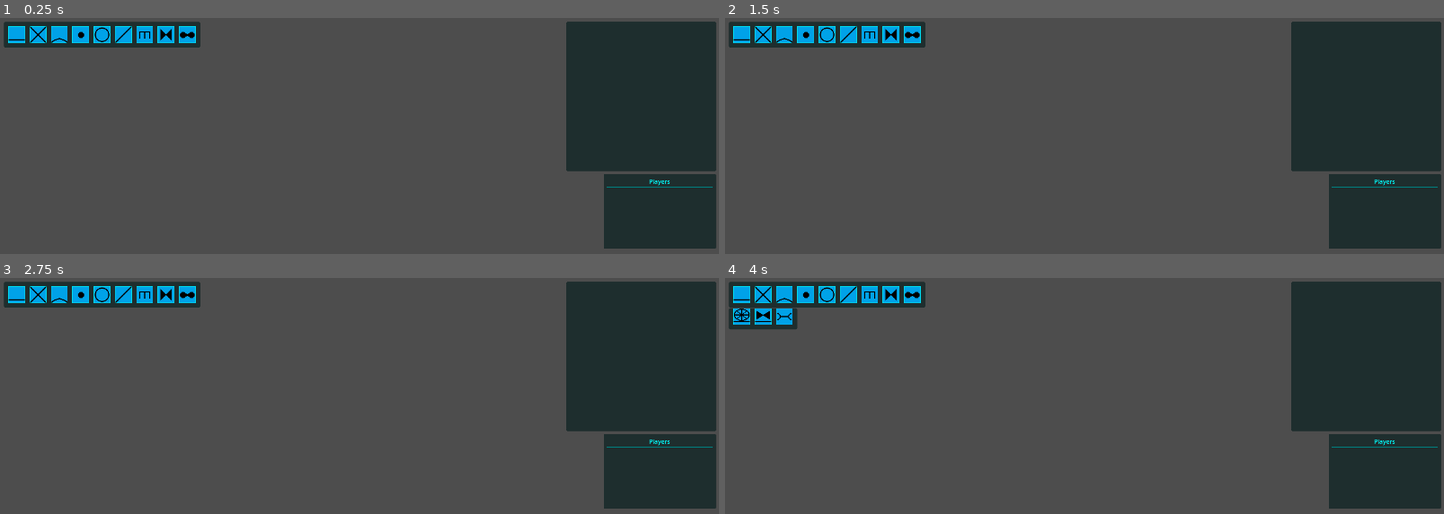
Above: before the commit, frames 1-4 (two rows, left to right).
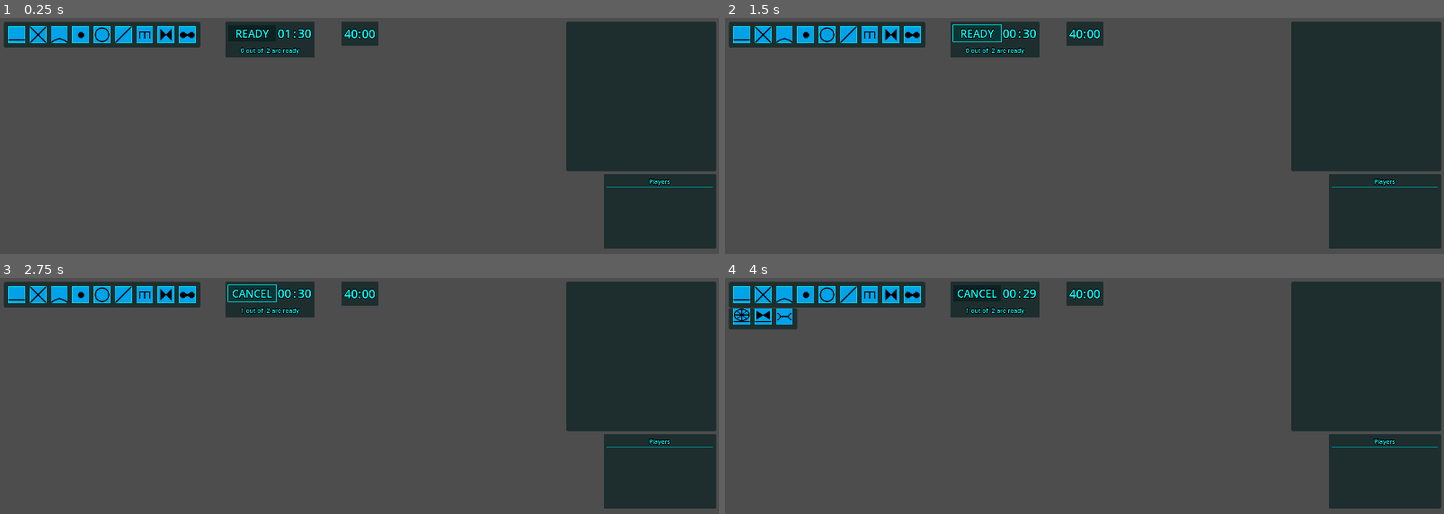
Above: after the commit, the same moments.

Repository: fsblab/wargameSimLite
Game: Godot game, scene res://scenes/camera.tscn
The game is run twice, just before and just after one commit, with the same random seed, the same clock (stepped at 60 frames per second) and the same inputs. This scene is started directly instead of the project's main scene.
Inputs (mouse positions are in pixels of both pictures, inside the frame that each line leads up to):
- Up to frame 1 (0.25 s): no input
- Up to frame 2 (1.5 s): click (976, 32) at 0.5 s, where only the run after the commit has a clickable "READY"; click (976, 32) at 1.25 s, where only the run after the commit has a clickable "CANCEL"
- Up to frame 3 (2.75 s): click (251, 292) at 2 s, where only the run after the commit has a clickable "READY"
- Up to frame 4 (4 s): click (739, 294) at 2.75 s; click (739, 315) at 3.5 s

The runs differ from the first frame. In frame 1, 2.5% of the frame differs, in the area x 31-94%, y 1-72%; in frame 2, 2.5%; in frame 3, 2.5%; in frame 4, 2.5%.
Error after the commit: Invalid access to property or key 'totalClients' on a base object of type 'Dictionary'. (res://src/UI/UIScript.gd:63)

Commit message:
added timer for deployment phase and match

Diff:
--- a/scenes/ui/ui.tscn
+++ b/scenes/ui/ui.tscn
@@ -402,6 +402,150 @@
 layout_mode = 2
 texture_normal = ExtResource("6_s6sn0")
 
+[node name="TimeReference" type="CenterContainer" parent="CanvasLayer"]
+modulate = Color(0, 1, 1, 1)
+anchors_preset = 5
+anchor_left = 0.5
+anchor_right = 0.5
+offset_left = -50.0
+offset_top = 8.0
+offset_right = 50.0
+offset_bottom = 72.0
+grow_horizontal = 2
+
+[node name="PanelContainer" type="PanelContainer" parent="CanvasLayer/TimeReference"]
+layout_mode = 2
+
+[node name="MarginContainer" type="MarginContainer" parent="CanvasLayer/TimeReference/PanelContainer"]
+custom_minimum_size = Vector2(100, 64)
+layout_mode = 2
+theme_override_constants/margin_left = 8
+theme_override_constants/margin_top = 8
+theme_override_constants/margin_right = 8
+theme_override_constants/margin_bottom = 8
+
+[node name="MinutesLabel" type="Label" parent="CanvasLayer/TimeReference/PanelContainer/MarginContainer"]
+layout_mode = 2
+size_flags_horizontal = 0
+size_flags_vertical = 1
+theme_override_constants/outline_size = 8
+theme_override_font_sizes/font_size = 32
+text = "40"
+horizontal_alignment = 1
+vertical_alignment = 1
+
+[node name="ColonLabel" type="Label" parent="CanvasLayer/TimeReference/PanelContainer/MarginContainer"]
+layout_mode = 2
+size_flags_horizontal = 4
+size_flags_vertical = 1
+theme_override_constants/outline_size = 8
+theme_override_font_sizes/font_size = 32
+text = ":"
+horizontal_alignment = 1
+vertical_alignment = 1
+
+[node name="SecondsLabel" type="Label" parent="CanvasLayer/TimeReference/PanelContainer/MarginContainer"]
+layout_mode = 2
+size_flags_horizontal = 8
+size_flags_vertical = 1
+theme_override_constants/outline_size = 8
+theme_override_font_sizes/font_size = 32
+text = "00"
+horizontal_alignment = 1
+vertical_alignment = 1
+
+[node name="ReadyCountdown" type="CenterContainer" parent="CanvasLayer"]
+modulate = Color(0, 1, 1, 1)
+offset_left = 600.0
+offset_top = 8.0
+offset_right = 839.0
+offset_bottom = 72.0
+
+[node name="PanelContainer" type="PanelContainer" parent="CanvasLayer/ReadyCountdown"]
+layout_mode = 2
+
+[node name="MarginContainer" type="MarginContainer" parent="CanvasLayer/ReadyCountdown/PanelContainer"]
+custom_minimum_size = Vector2(0, 64)
+layout_mode = 2
+theme_override_constants/margin_left = 8
+theme_override_constants/margin_top = 8
+theme_override_constants/margin_right = 8
+theme_override_constants/margin_bottom = 8
+
+[node name="VBoxContainer" type="VBoxContainer" parent="CanvasLayer/ReadyCountdown/PanelContainer/MarginContainer"]
+layout_mode = 2
+
+[node name="HBoxContainer" type="HBoxContainer" parent="CanvasLayer/ReadyCountdown/PanelContainer/MarginContainer/VBoxContainer"]
+layout_mode = 2
+alignment = 1
+
+[node name="ReadyButton" type="Button" parent="CanvasLayer/ReadyCountdown/PanelContainer/MarginContainer/VBoxContainer/HBoxContainer"]
+custom_minimum_size = Vector2(128, 0)
+layout_mode = 2
+theme_override_constants/outline_size = 8
+theme_override_font_sizes/font_size = 28
+
+[node name="ReadyLabel" type="Label" parent="CanvasLayer/ReadyCountdown/PanelContainer/MarginContainer/VBoxContainer/HBoxContainer/ReadyButton"]
+layout_mode = 2
+offset_right = 128.0
+offset_bottom = 47.0
+theme_override_constants/outline_size = 8
+theme_override_font_sizes/font_size = 28
+text = "READY"
+horizontal_alignment = 1
+vertical_alignment = 1
+
+[node name="MinutesLabel" type="Label" parent="CanvasLayer/ReadyCountdown/PanelContainer/MarginContainer/VBoxContainer/HBoxContainer"]
+layout_mode = 2
+theme_override_constants/outline_size = 8
+theme_override_font_sizes/font_size = 32
+text = "01"
+horizontal_alignment = 2
+vertical_alignment = 1
+
+[node name="Colon" type="Label" parent="CanvasLayer/ReadyCountdown/PanelContainer/MarginContainer/VBoxContainer/HBoxContainer"]
+layout_mode = 2
+theme_override_constants/outline_size = 8
+theme_override_font_sizes/font_size = 32
+text = ":"
+vertical_alignment = 1
+
+[node name="SecondsLabel" type="Label" parent="CanvasLayer/ReadyCountdown/PanelContainer/MarginContainer/VBoxContainer/HBoxContainer"]
+layout_mode = 2
+theme_override_constants/outline_size = 8
+theme_override_font_sizes/font_size = 32
+text = "30"
+vertical_alignment = 1
+
+[node name="HSeparator" type="HSeparator" parent="CanvasLayer/ReadyCountdown/PanelContainer/MarginContainer/VBoxContainer"]
+layout_mode = 2
+
+[node name="CenterContainer" type="CenterContainer" parent="CanvasLayer/ReadyCountdown/PanelContainer/MarginContainer/VBoxContainer"]
+layout_mode = 2
+
+[node name="HBoxContainer2" type="HBoxContainer" parent="CanvasLayer/ReadyCountdown/PanelContainer/MarginContainer/VBoxContainer/CenterContainer"]
+layout_mode = 2
+
+[node name="HowManyLabel" type="Label" parent="CanvasLayer/ReadyCountdown/PanelContainer/MarginContainer/VBoxContainer/CenterContainer/HBoxContainer2"]
+layout_mode = 2
+theme_override_constants/outline_size = 8
+text = "0"
+
+[node name="OutOfConstantTextLabel" type="Label" parent="CanvasLayer/ReadyCountdown/PanelContainer/MarginContainer/VBoxContainer/CenterContainer/HBoxContainer2"]
+layout_mode = 2
+theme_override_constants/outline_size = 8
+text = "out of "
+
+[node name="TotalNumberLabel" type="Label" parent="CanvasLayer/ReadyCountdown/PanelContainer/MarginContainer/VBoxContainer/CenterContainer/HBoxContainer2"]
+layout_mode = 2
+theme_override_constants/outline_size = 8
+text = "2"
+
+[node name="AreReadyConstantTextLabel" type="Label" parent="CanvasLayer/ReadyCountdown/PanelContainer/MarginContainer/VBoxContainer/CenterContainer/HBoxContainer2"]
+layout_mode = 2
+theme_override_constants/outline_size = 8
+text = "are ready"
+
 [node name="MiniMap" type="CenterContainer" parent="CanvasLayer"]
 modulate = Color(0, 1, 1, 1)
 custom_minimum_size = Vector2(400, 400)
@@ -462,6 +606,7 @@
 modulate = Color(0, 1, 1, 1)
 layout_mode = 2
 size_flags_vertical = 0
+theme_override_constants/outline_size = 8
 text = "Players"
 horizontal_alignment = 1
 
@@ -546,6 +691,8 @@
 [node name="Timer" type="Timer" parent="CanvasLayer/FPS/PanelContainer"]
 autostart = true
 
+[node name="Countdown" type="Timer" parent="."]
+
 [connection signal="pressed" from="CanvasLayer/Units/PanelContainer/MarginContainer/HBoxContainer/Logistics" to="." method="toggleLogUnits"]
 [connection signal="pressed" from="CanvasLayer/Units/PanelContainer/MarginContainer/HBoxContainer/Infantry" to="." method="toggleInfUnits"]
 [connection signal="pressed" from="CanvasLayer/Units/PanelContainer/MarginContainer/HBoxContainer/AntiAir" to="." method="toggleAAUnits"]
@@ -555,4 +702,6 @@
 [connection signal="pressed" from="CanvasLayer/Units/PanelContainer/MarginContainer/HBoxContainer/Engineer" to="." method="toggleEngUnits"]
 [connection signal="pressed" from="CanvasLayer/Units/PanelContainer/MarginContainer/HBoxContainer/Helicopter" to="." method="toggleHelUnits"]
 [connection signal="pressed" from="CanvasLayer/Units/PanelContainer/MarginContainer/HBoxContainer/Plane" to="." method="togglePlnUnits"]
+[connection signal="pressed" from="CanvasLayer/ReadyCountdown/PanelContainer/MarginContainer/VBoxContainer/HBoxContainer/ReadyButton" to="." method="readyButtonPressed"]
 [connection signal="timeout" from="CanvasLayer/FPS/PanelContainer/Timer" to="." method="drawFPS"]
+[connection signal="timeout" from="Countdown" to="." method="countdownTriggered"]
--- a/src/UI/UIScript.gd
+++ b/src/UI/UIScript.gd
@@ -16,14 +16,29 @@
 @onready var helUnits: CenterContainer = $CanvasLayer/Units/PanelContainer/MarginContainer/HBoxContainer/Helicopter/HelicopterUnits
 @onready var plnUnits: CenterContainer = $CanvasLayer/Units/PanelContainer/MarginContainer/HBoxContainer/Plane/PlaneUnits
 
+@onready var openUnitGroup: CenterContainer = logUnits
+
+@onready var minutesLabel: Label = $CanvasLayer/TimeReference/PanelContainer/MarginContainer/MinutesLabel
+@onready var secondsLabel: Label = $CanvasLayer/TimeReference/PanelContainer/MarginContainer/SecondsLabel
+@onready var minutesCountdown: Label = $CanvasLayer/ReadyCountdown/PanelContainer/MarginContainer/VBoxContainer/HBoxContainer/MinutesLabel
+@onready var secondsCountdown: Label = $CanvasLayer/ReadyCountdown/PanelContainer/MarginContainer/VBoxContainer/HBoxContainer/SecondsLabel
+@onready var readyPlayersLabel: Label = $CanvasLayer/ReadyCountdown/PanelContainer/MarginContainer/VBoxContainer/CenterContainer/HBoxContainer2/HowManyLabel
+@onready var totalPlayersLabel: Label = $CanvasLayer/ReadyCountdown/PanelContainer/MarginContainer/VBoxContainer/CenterContainer/HBoxContainer2/TotalNumberLabel
+@onready var readyButtonLabel: Label = $CanvasLayer/ReadyCountdown/PanelContainer/MarginContainer/VBoxContainer/HBoxContainer/ReadyButton/ReadyLabel
+@onready var countdownTimer: Timer = $Countdown
+@onready var readyCountdownContainer: CenterContainer = $CanvasLayer/ReadyCountdown
+
 @onready var playerList: VBoxContainer = $CanvasLayer/Players/PanelContainer/MarginContainer/CanvasLayer/ScrollContainer/PlayerList
 
 @onready var connectedIcon: Texture2D = ResourceLoader.load("res://assets/sprites/connection/connected.png", "Texture2D")
 @onready var disconnectedIcon: Texture2D = ResourceLoader.load("res://assets/sprites/connection/disconnected.png", "Texture2D")
 
-@onready var openUnitGroup: CenterContainer = logUnits
+var readyPlayers: int = 0
+var totalPlayers: int
 
 var unitGroups: Dictionary
+var minutes: int
+var seconds: int
 
 
 func _ready() -> void:
@@ -45,7 +60,11 @@
 	if len(multiplayer.get_peers()):
 		await SignalBusScript._playerListReceived
 
+	totalPlayers = GameMetaDataScript.lobby.totalClients
+
 	setupPlayerList()
+	setupMatchTime()
+	setupCountdown()
 
 	SignalBusScript._updatePing.connect(updatePing)
 
@@ -68,6 +87,95 @@
 
 func requestPlayerList() ->  void:
 	SignalBusScript.requestPlayerListForUI()
+
+
+func setupMatchTime() -> void:
+	minutes = GameMetaDataScript.lobby.matchTime
+	seconds = 0
+
+	minutesLabel.text = str(minutes) if minutes > 9 else str('0', minutes)
+	secondsLabel.text = "00"
+
+
+func setupCountdown() -> void:
+	minutes = 1
+	seconds = 30
+
+	readyPlayersLabel.text = "0"
+	totalPlayersLabel.text = str(totalPlayers)
+
+
+func updateCountdown() -> void:
+	var mm: String
+	var ss: String
+
+	mm = str(minutes) if minutes > 9 else str('0', minutes)
+	ss = "00" if seconds == 60 else str(seconds) if seconds > 9 else str('0', seconds)
+
+	if GameMetaDataScript.currentBattlePhase == GameMetaDataScript.battlePhase.BATTLE:
+		minutesLabel.text = mm
+		secondsLabel.text = ss
+	elif GameMetaDataScript.currentBattlePhase == GameMetaDataScript.battlePhase.UNITPLACEMENT:
+		minutesCountdown.text = mm
+		secondsCountdown.text = ss
+
+
+func countdownTriggered() -> void:
+	if readyPlayers == totalPlayers and multiplayer.is_server() and GameMetaDataScript.currentBattlePhase == GameMetaDataScript.battlePhase.UNITPLACEMENT:
+		rpc("_startBattle")
+
+	if seconds == 0:
+		if minutes == 0:
+			if GameMetaDataScript.currentBattlePhase == GameMetaDataScript.battlePhase.BATTLE and multiplayer.is_server():
+				rpc("_endBattle")
+			elif GameMetaDataScript.currentBattlePhase == GameMetaDataScript.battlePhase.UNITPLACEMENT and multiplayer.is_server():
+				rpc("_startBattle")
+			return
+		minutes -= 1
+		seconds = 60
+
+	seconds -= 1
+	updateCountdown()
+
+
+func readyButtonPressed() -> void:
+	if readyButtonLabel.text == "READY":
+		readyButtonLabel.text = "CANCEL"
+		readyPlayers += 1
+	else:
+		readyButtonLabel.text = "READY"
+		readyPlayers -= 1
+
+	rpc("_toggleCountdown", readyPlayers)
+
+
+@rpc("any_peer", "call_local", "reliable")
+func _toggleCountdown(rdyp: int) -> void:
+	readyPlayers = rdyp
+	readyPlayersLabel.text = str(rdyp)
+
+	if readyPlayers == 0 and minutes == 0 and seconds < 30:
+		seconds = 30
+		updateCountdown()
+
+	if readyPlayers > 0:
+		countdownTimer.start()
+	else:
+		countdownTimer.stop()
+
+
+@rpc("any_peer", "call_local", "reliable")
+func _startBattle() -> void:
+	GameMetaDataScript.currentBattlePhase = GameMetaDataScript.battlePhase.BATTLE
+	readyCountdownContainer.visible = false
+
+	setupMatchTime()
+
+
+@rpc("any_peer", "call_local", "reliable")
+func _endBattle() -> void:
+	countdownTimer.stop()
+	GameMetaDataScript.currentBattlePhase = GameMetaDataScript.battlePhase.END
 
 
 func setupPlayerList() -> void:
--- a/src/autoload/GameMetaDataScript.gd
+++ b/src/autoload/GameMetaDataScript.gd
@@ -86,7 +86,6 @@
 var botId: int
 var noneId: int
 var playerPlaceholderId: int
-var tmpMatchTimeStorage: int
 
 
 func reset() -> void:
--- a/src/autoload/SignalBusScript.gd
+++ b/src/autoload/SignalBusScript.gd
@@ -32,6 +32,7 @@
 #
 signal _sendChatAsServer(msg: String)
 #ServerScript -> MapSettingsScript
+#awaited in ServerScript
 signal _setupLobbySettings
 #ServerScript -> MainMenuCanvasScript
 #SkirmishMenuScript -> MainMenuCanvasScript
--- a/src/menu/MapSettingsScript.gd
+++ b/src/menu/MapSettingsScript.gd
@@ -83,4 +83,4 @@
 	if not multiplayer.is_server():
 		matchTimeSpinBox.get_line_edit().text = str(num if num != 0 else GameMetaDataScript.lobby.matchTime)
 		matchTimeSpinBox.apply()
-		GameMetaDataScript.lobby.matchTime = num
+	GameMetaDataScript.lobby.matchTime = num
--- a/src/menu/SkirmishMenuScript.gd
+++ b/src/menu/SkirmishMenuScript.gd
@@ -108,7 +108,6 @@
 		infoNode.get_node("Player").set_item_disabled(2, false)
 		infoNode.get_node("Player").set_item_disabled(0, false)
 
-
 	infoNode.name = str(client.uid)
 	StdScript.enableDisableLeaves(mapAndSettingsSplittingPoint, multiplayer.get_unique_id())
 	clientContainer.add_child(infoNode)
--- a/src/server/ServerScript.gd
+++ b/src/server/ServerScript.gd
@@ -95,6 +95,7 @@
 @rpc("authority", "call_remote", "reliable")
 func _sendLobbyInfo(lobbyInfo: Dictionary) -> void:
 	GameMetaDataScript.lobby.merge(lobbyInfo, true)
+	GameMetaDataScript.lobby.totalClients = 0	#HACK
 	SignalBusScript.setupLobbySettings()
 
 
